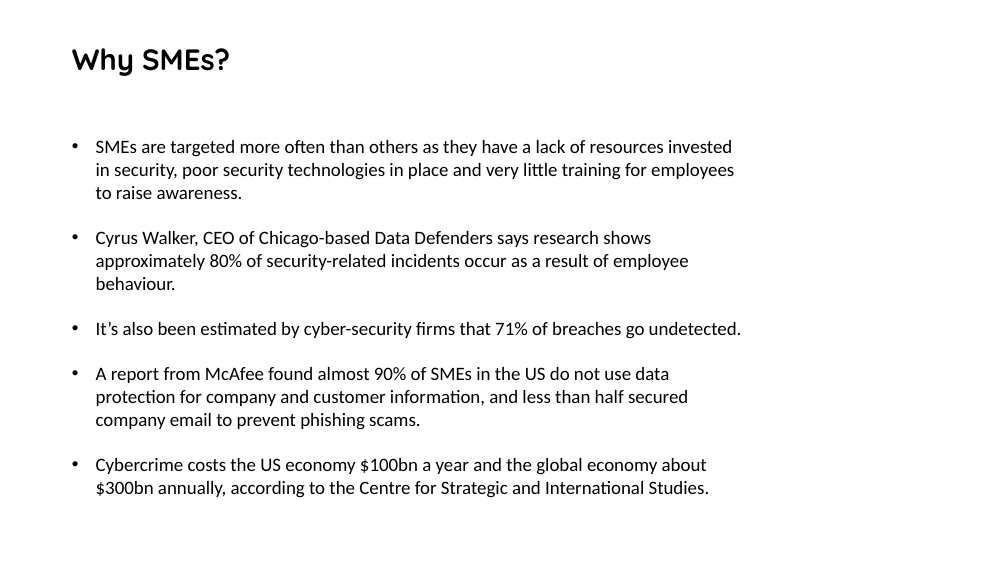
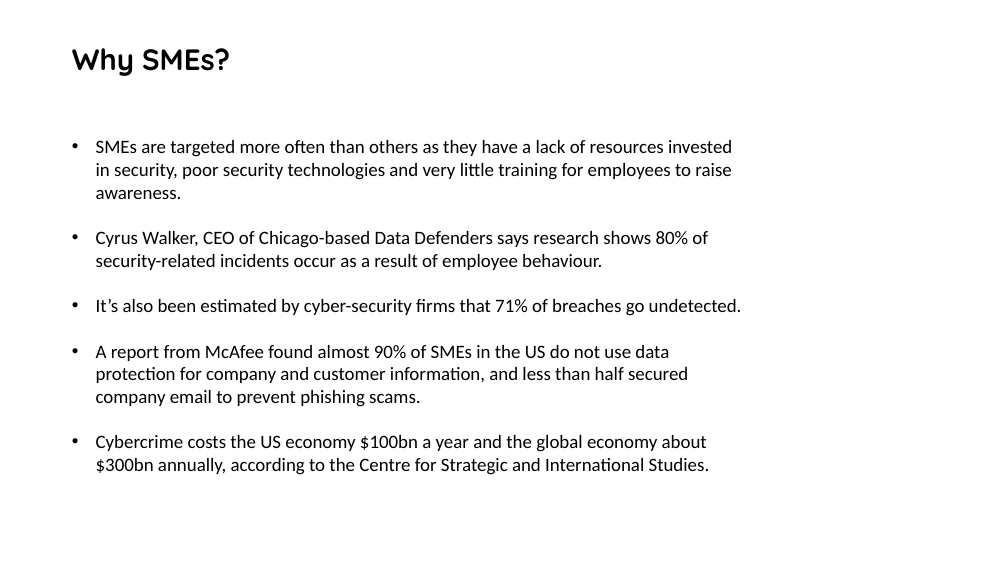
Before and after one commit to DS-94/Amlin, a slide deck: slide 4 of Amlin.pptx. Drawn at 1008x567 pixels with LibreOffice and Linux fonts; fonts in the diff are those of the drawing; background and template pictures are left out. Boxes give left, top, right and bottom in pixels: in the first picture for what was removed or moved away, otherwise in the second. Text is boxed around its words. In the diff, an @@ line names an element or a change of style, - is before the commit and + after.

```diff
--- a/Amlin.pptx
+++ b/Amlin.pptx
@@ text at box(96, 140, 732, 270): text changed @@
-• SMEs are targeted more often than others as they have a lack of resources invested in security, poor security technologies in place and very little training for employees to raise awareness.
-• Cyrus Walker, CEO of Chicago-based Data Defenders says research shows approximately 80% of security-related incidents occur as a result of employee behaviour.
+• SMEs are targeted more often than others as they have a lack of resources invested in security, poor security technologies and very little training for employees to raise awareness.
+• Cyrus Walker, CEO of Chicago-based Data Defenders says research shows 80% of security-related incidents occur as a result of employee behaviour.
```
Also in this commit, not shown: 2 other slides changed, 4 slides added, 5 other files.
